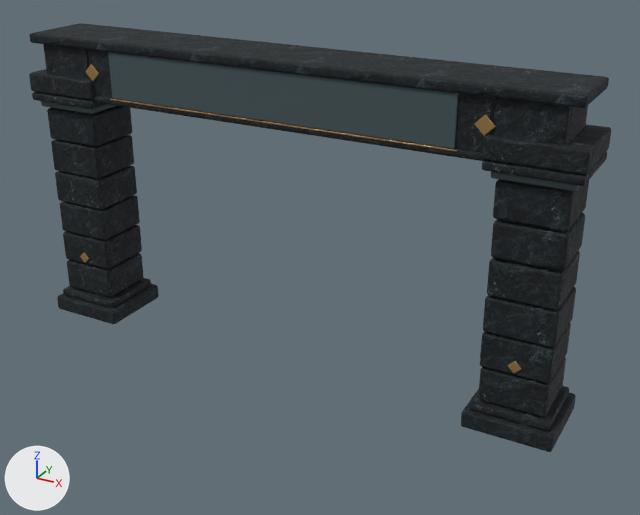
A saved change to the glTF model public/assets/gallery-waygate.glb.
Camera for both pictures: a 50 mm camera at (5.98, -9.95, 6.65) aimed at (0.44, 0.13, 1.62). Lighting does not change. The marker at lower left points along +X, +Y and +Z. The older version comes first. Where no turn or scale is listed for an object, it has been applied to the vertices. Vertices at exactly the same position are counted once.

The first picture shows 'gallery-waygate — Recessed slate', 'gallery-waygate — Weathered blue limestone', 'gallery-waygate — Worn champagne brass'.
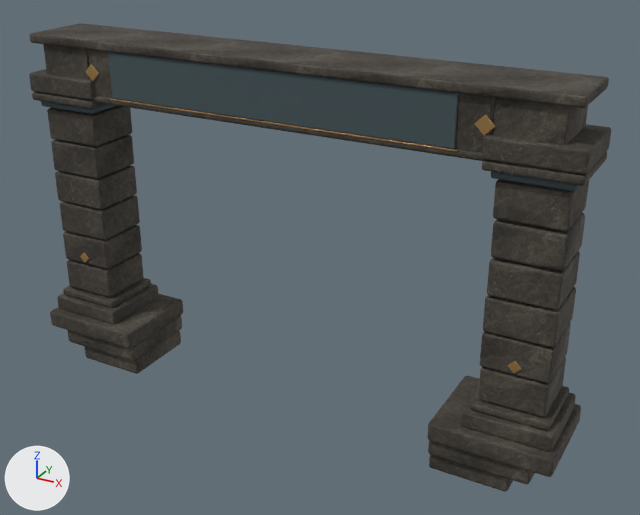
Where the newer file only moved an object's origin or applied its transform, the numbers keep the older frame.

What differs and where, as boxes [x1, y1, x2, y2] in the pictures (640 x 515 px):
'gallery-waygate — Weathered blue limestone', reshaped (9% taller)
    before: [29, 23, 611, 452]
    after: [29, 23, 611, 491]
part 1 of me_cube_019, added
    after: [50, 293, 183, 348]
part 2 of me_cube_019, added
    after: [67, 315, 182, 361]
part 3 of me_cube_019, added
    after: [85, 330, 181, 374]
part 4 of me_cube_019, added
    after: [428, 376, 581, 477]
part 5 of me_cube_019, added
    after: [428, 440, 535, 484]
part 6 of me_cube_019, added
    after: [429, 455, 513, 491]
part 7 of me_cube_019, surface changed
    both: [30, 23, 611, 451]
part 8 of me_cube_019, recoloured
    both: [29, 23, 611, 452]

The change in detail:
Picture 'limestone-roughness' (img_limestone_roughness) is new.
Picture 'limestone-color' (img_limestone_color) is new.
Material 'Weathered warm limestone' (mat_weathered_warm_limestone) is new.
Uses the picture img_limestone_color.
Uses the picture img_limestone_roughness.
Uses the picture img_rock_normal.
me_cube_019 is used by ob_gallery_waygate___weathered_blue_limestone; location (-3.5, 0.0, 0.12).
me_cube_019 had 1736 vertices, 3348 faces and spanned x -0.6..7.6, y -0.57..0.57, z -0.12..4.35.
me_cube_019 now has 2072 vertices, 3996 faces and spans x -0.67..7.67, y -0.71..0.71, z -0.91..4.35.
me_cube_019 part 1: the loose piece of 56 vertices spanning x -0.6..0.6, y -0.57..0.57, z -0.12..0.12 is copied, and the copy is scaled about its middle by (1.4, 1.23, 1.15), then moved by (0.16, 0.0, -0.25), in mat_weathered_warm_limestone; it spans x -0.67..1.0, y -0.71..0.71, z -0.39..-0.11.
me_cube_019 part 2: the loose piece of 56 vertices spanning x -0.6..0.6, y -0.57..0.57, z -0.12..0.12 is copied, and the copy is scaled about its middle by (1.15, 1.12, 1.15), then moved by (0.31, 0.0, -0.51), in mat_weathered_warm_limestone; it spans x -0.39..1.0, y -0.65..0.65, z -0.65..-0.37.
me_cube_019 part 3: the loose piece of 56 vertices spanning x -0.45..0.46, y -0.43..0.43, z 0.75..1.23 is copied, and the copy is multiplied about its middle by the matrix ((1.242, 0.0, 0.0), (0.0, 1.397, 0.0), (0.0, 0.0, 0.54)), then moved by (0.44, 0.0, -1.76), in mat_weathered_warm_limestone; it spans x -0.11..1.0, y -0.59..0.59, z -0.91..-0.63.
me_cube_019 part 4: the loose piece of 56 vertices spanning x 6.4..7.6, y -0.57..0.57, z -0.12..0.12 is copied, and the copy is scaled about its middle by (1.4, 1.23, 1.15), then moved by (-0.16, 0.0, -0.25), in mat_weathered_warm_limestone; it spans x 6.0..7.67, y -0.71..0.71, z -0.39..-0.11.
me_cube_019 part 5: the loose piece of 56 vertices spanning x 6.4..7.6, y -0.57..0.57, z -0.12..0.12 is copied, and the copy is scaled about its middle by (1.15, 1.12, 1.15), then moved by (-0.31, 0.0, -0.51), in mat_weathered_warm_limestone; it spans x 6.0..7.39, y -0.65..0.65, z -0.65..-0.37.
me_cube_019 part 6: the loose piece of 56 vertices spanning x 6.56..7.44, y -0.43..0.43, z 0.25..0.73 is copied, and the copy is scaled about its middle by (1.26, 1.39, 0.536), then moved by (-0.44, 0.0, -1.26), in mat_weathered_warm_limestone; it spans x 6.0..7.11, y -0.59..0.59, z -0.91..-0.63.
me_cube_019 part 7: 2124 kept faces spanning x -0.6..7.6, y -0.56..0.56, z -0.12..4.35 get new texture (UV) coordinates.
me_cube_019 part 8: 3348 faces spanning x -0.6..7.6, y -0.57..0.57, z -0.12..4.35 switch from mat_weathered_blue_limestone to mat_weathered_warm_limestone.
